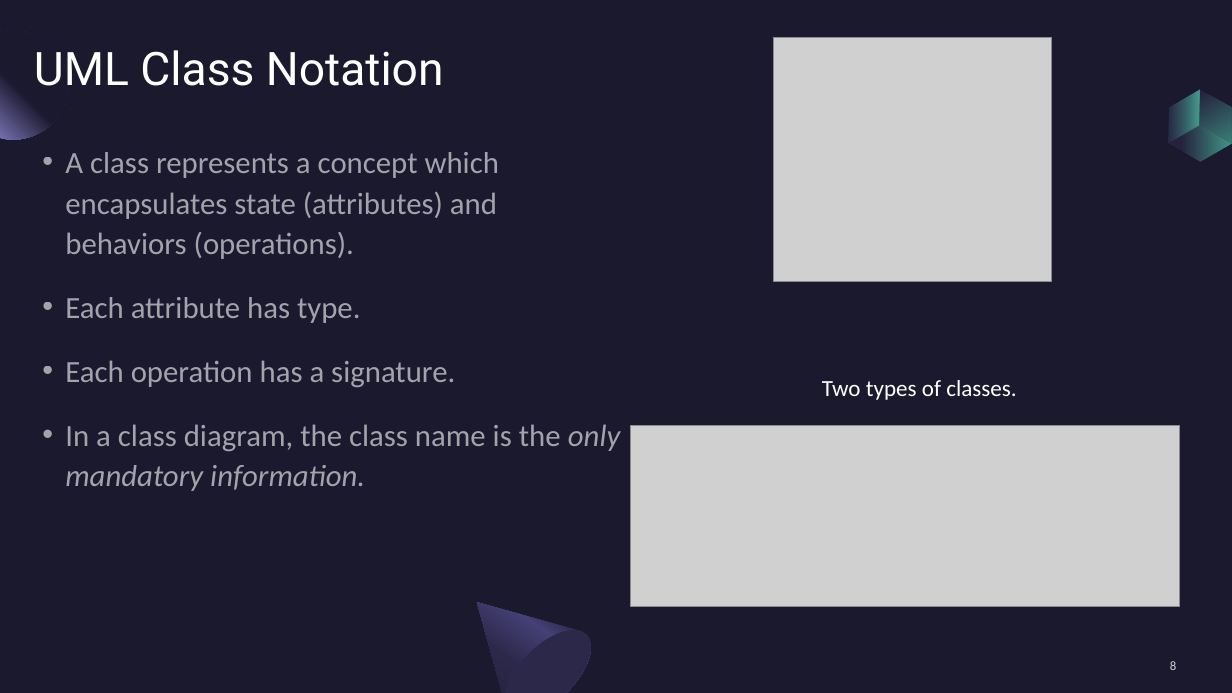
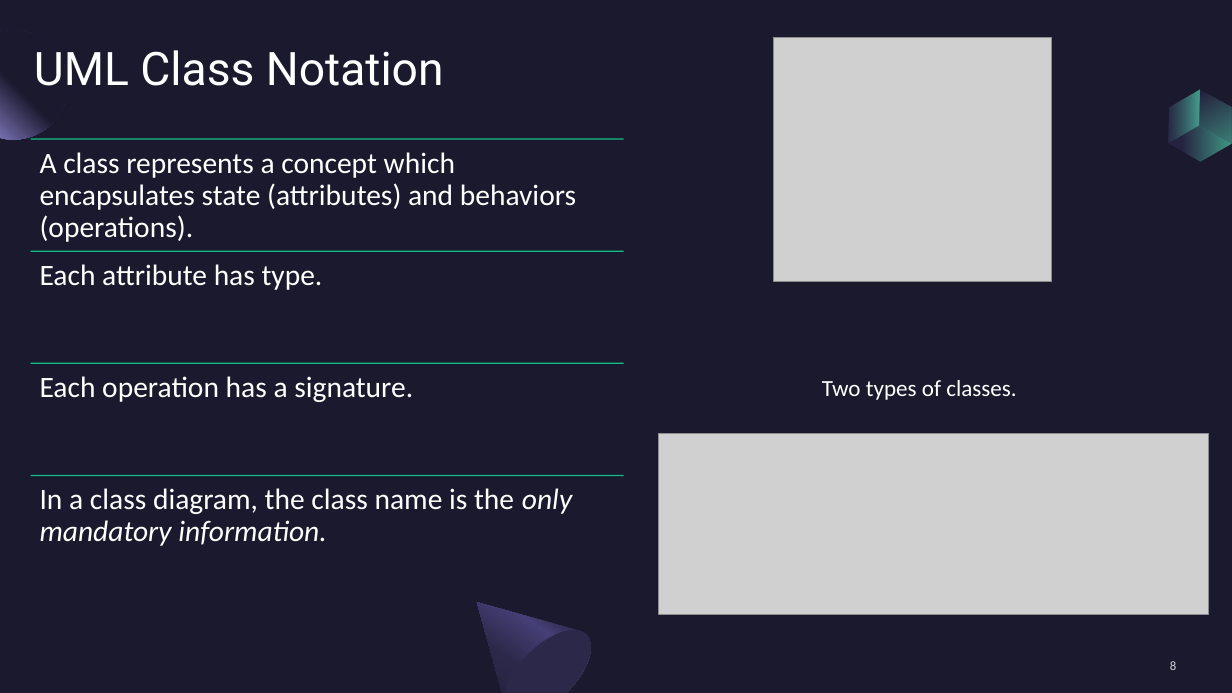
Before and after one commit to draidyn/ATMApplication, a slide deck: slide 8 of FinalPresentationClassDiagram.pptx. Drawn at 1232x693 pixels with LibreOffice and Linux fonts; fonts in the diff are those of the drawing; grey boxes stand for pictures. Boxes give left, top, right and bottom in pixels: in the first picture for what was removed or moved away, otherwise in the second. Text is boxed around its words. In the diff, an @@ line names an element or a change of style, - is before the commit and + after.

```diff
--- a/FinalPresentationClassDiagram.pptx
+++ b/FinalPresentationClassDiagram.pptx
@@ text "A class represents a concept ..." at (x1=40, y1=152, x2=576, y2=242): size 24 to 23 pt, text colour #FFFFFF at 60% opacity to #FFFFFF; bullet • to none; line spacing 1.1 to 0.9; less space between paragraphs @@
@@ text at (x1=65, y1=297, x2=620, y2=491): paragraphs removed @@
-• Each attribute has type.
-• Each operation has a signature.
-• In a class diagram, the class name is the only mandatory information.
@@ picture moved from (x1=630, y1=426, x2=1180, y2=607) to (x1=659, y1=433, x2=1209, y2=615) @@
@@ group added at (x1=30, y1=140, x2=624, y2=546): 4 lines, 3 texts @@
+Each attribute has type.
+Each operation has a signature.
+In a class diagram, the class name is the only mandatory information.
```
Also in this commit, not shown: 4 other slides changed.
